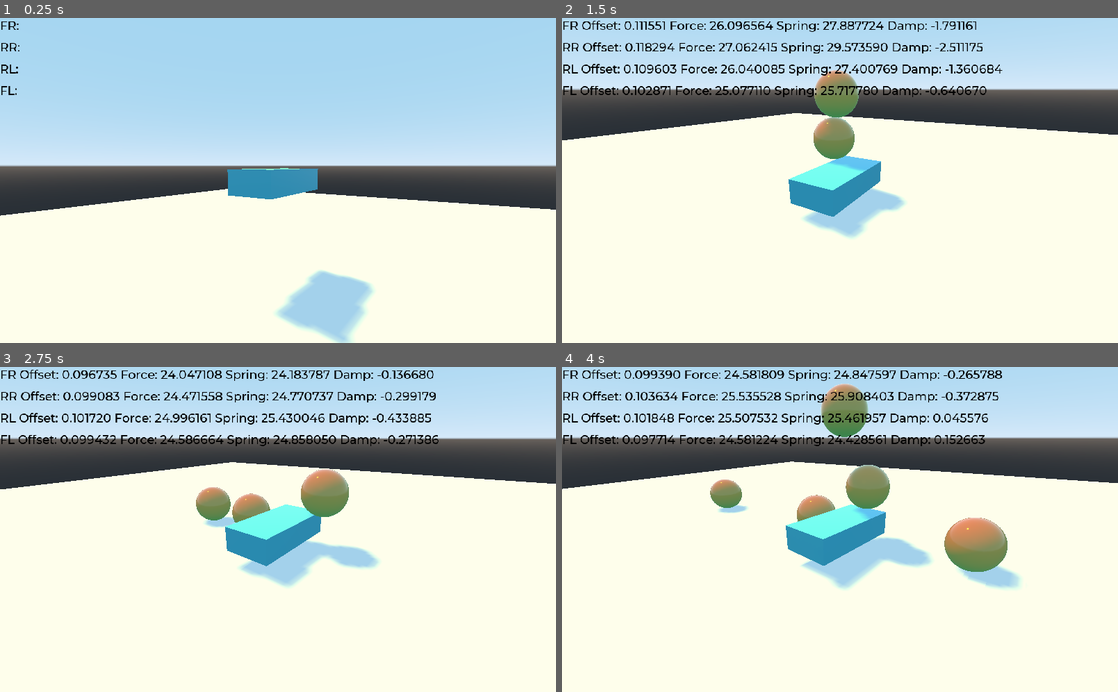
Above: before the commit, frames 1-4 (two rows, left to right).
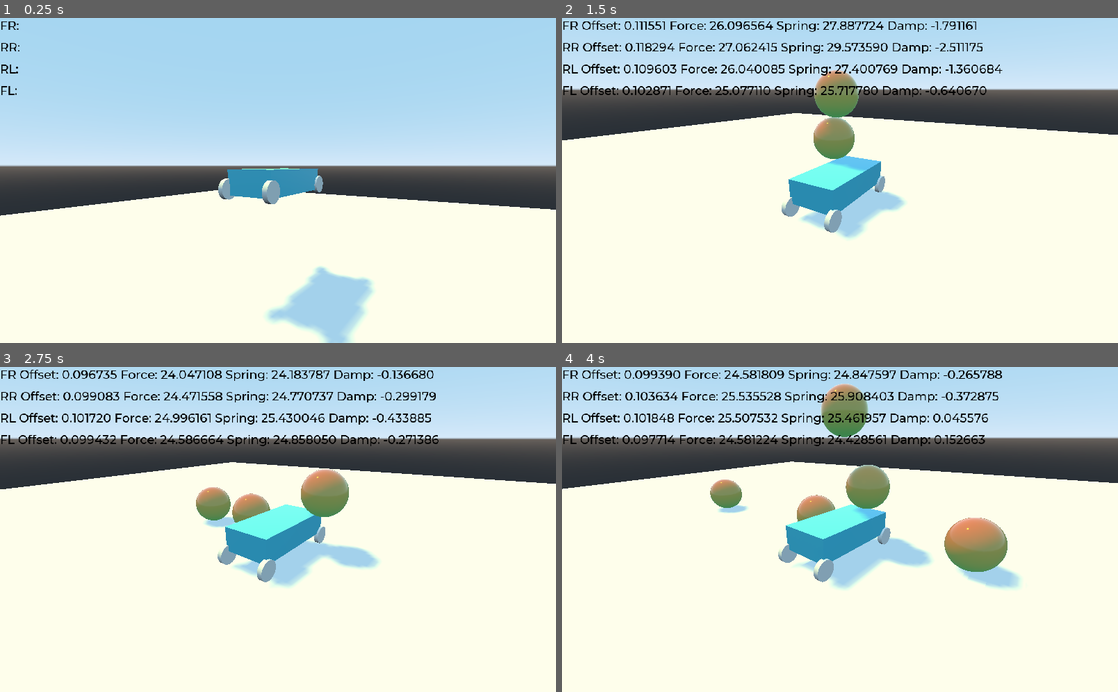
Above: after the commit, the same moments.

Repository: nxidplease/Car-Prototype
Game: Godot game, scene res://Main.tscn
Two runs of this game, one before a commit and one after it. Both use one fixed random seed, a clock stepped at 60 frames per second and the inputs below.
Inputs:
- Up to frame 1 (0.25 s): no input
- Up to frame 2 (1.5 s): tap Enter (ui_accept) at 0.5, 0.77 s
- Up to frame 3 (2.75 s): tap Enter (ui_accept) at 1.52 s
- Up to frame 4 (4 s): tap Enter (ui_accept) at 3.02, 3.77 s

The runs differ from the first frame. In frame 1, 0.6% of the frame differs, in the area x 39-68%, y 48-100%; in frame 2, 0.4%; in frame 3, 0.4%; in frame 4, 0.4%.

Commit message:
bool bool !

Diff:
--- a/Car.gd
+++ b/Car.gd
@@ -7,10 +7,10 @@
 #	state.add_force(wheel.getSpringForce(), wheel.translation)
 
 func _integrate_forces(state):
-	applySpringImpulseOnWheel($RayCast, state)
-	applySpringImpulseOnWheel($RayCast2, state)
-	applySpringImpulseOnWheel($RayCast3, state)
-	applySpringImpulseOnWheel($RayCast4, state)
+	applySpringImpulseOnWheel($FR, state)
+	applySpringImpulseOnWheel($RR, state)
+	applySpringImpulseOnWheel($RL, state)
+	applySpringImpulseOnWheel($FL, state)
 
 
 func _on_RayCast_update_offset(offset, force_mag, spring_force, dampening_force):
--- a/Car.tscn
+++ b/Car.tscn
@@ -13,6 +13,11 @@
 [sub_resource type="BoxShape" id=3]
 extents = Vector3( 0.5, 0.25, 1 )
 
+[sub_resource type="CylinderMesh" id=4]
+top_radius = 0.2
+bottom_radius = 0.2
+height = 0.1
+
 [node name="Body" type="RigidBody"]
 mass = 10.0
 script = ExtResource( 1 )
@@ -24,7 +29,7 @@
 [node name="CollisionShape" type="CollisionShape" parent="."]
 shape = SubResource( 3 )
 
-[node name="RayCast" type="RayCast" parent="."]
+[node name="FR" type="RayCast" parent="."]
 transform = Transform( 1, 0, 0, 0, 1, 0, 0, 0, 1, 0.5, -0.125, -1 )
 enabled = true
 cast_to = Vector3( 0, -0.5, 0 )
@@ -35,7 +40,11 @@
 damping_strength = 25.0
 car_body_path = NodePath("..")
 
-[node name="RayCast2" type="RayCast" parent="."]
+[node name="Tyre" type="MeshInstance" parent="FR"]
+transform = Transform( -4.37114e-08, -1, 0, 1, -4.37114e-08, 0, 0, 0, 1, 0, 0, 0 )
+mesh = SubResource( 4 )
+
+[node name="RR" type="RayCast" parent="."]
 transform = Transform( 1, 0, 0, 0, 1, 0, 0, 0, 1, 0.5, -0.125, 1 )
 enabled = true
 cast_to = Vector3( 0, -0.5, 0 )
@@ -46,7 +55,11 @@
 damping_strength = 25.0
 car_body_path = NodePath("..")
 
-[node name="RayCast3" type="RayCast" parent="."]
+[node name="Tyre" type="MeshInstance" parent="RR"]
+transform = Transform( -4.37114e-08, -1, 0, 1, -4.37114e-08, 0, 0, 0, 1, 0, 0, 0 )
+mesh = SubResource( 4 )
+
+[node name="RL" type="RayCast" parent="."]
 transform = Transform( 1, 0, 0, 0, 1, 0, 0, 0, 1, -0.5, -0.125, 1 )
 enabled = true
 cast_to = Vector3( 0, -0.5, 0 )
@@ -57,7 +70,11 @@
 damping_strength = 25.0
 car_body_path = NodePath("..")
 
-[node name="RayCast4" type="RayCast" parent="."]
+[node name="Tyre" type="MeshInstance" parent="RL"]
+transform = Transform( -4.37114e-08, -1, 0, 1, -4.37114e-08, 0, 0, 0, 1, 0, 0, 0 )
+mesh = SubResource( 4 )
+
+[node name="FL" type="RayCast" parent="."]
 transform = Transform( 1, 0, 0, 0, 1, 0, 0, 0, 1, -0.5, -0.125, -1 )
 enabled = true
 cast_to = Vector3( 0, -0.5, 0 )
@@ -68,7 +85,11 @@
 damping_strength = 25.0
 car_body_path = NodePath("..")
 
-[connection signal="update_offset" from="RayCast" to="." method="_on_RayCast_update_offset"]
-[connection signal="update_offset" from="RayCast2" to="." method="_on_RayCast2_update_offset"]
-[connection signal="update_offset" from="RayCast3" to="." method="_on_RayCast3_update_offset"]
-[connection signal="update_offset" from="RayCast4" to="." method="_on_RayCast4_update_offset"]
+[node name="Tyre" type="MeshInstance" parent="FL"]
+transform = Transform( -4.37114e-08, -1, 0, 1, -4.37114e-08, 0, 0, 0, 1, 0, 0, 0 )
+mesh = SubResource( 4 )
+
+[connection signal="update_offset" from="FR" to="." method="_on_RayCast_update_offset"]
+[connection signal="update_offset" from="RR" to="." method="_on_RayCast2_update_offset"]
+[connection signal="update_offset" from="RL" to="." method="_on_RayCast3_update_offset"]
+[connection signal="update_offset" from="FL" to="." method="_on_RayCast4_update_offset"]
--- a/Main.tscn
+++ b/Main.tscn
@@ -31,7 +31,6 @@
 
 [node name="MeshInstance" type="MeshInstance" parent="Ground"]
 mesh = SubResource( 2 )
-material/0 = null
 
 [node name="DirectionalLight" type="DirectionalLight" parent="."]
 transform = Transform( 0.127844, -0.857157, 0.498937, 0, 0.503065, 0.864248, -0.991794, -0.110489, 0.0643137, 8.50783, 5.54741, 0 )
@@ -45,18 +44,12 @@
 anchor_right = 1.0
 anchor_bottom = 1.0
 theme = SubResource( 4 )
-__meta__ = {
-"_edit_use_anchors_": false
-}
 
 [node name="FR_offset" type="Label" parent="UI"]
 margin_right = 40.0
 margin_bottom = 14.0
 custom_colors/font_color = Color( 0, 0, 0, 1 )
 text = "FR: "
-__meta__ = {
-"_edit_use_anchors_": false
-}
 
 [node name="RR_offset" type="Label" parent="UI"]
 margin_top = 40.0
--- a/Wheel.gd
+++ b/Wheel.gd
@@ -4,6 +4,7 @@
 export var default_dist_from_groud = 0.25
 export var damping_strength = 0.5
 export(NodePath) var car_body_path
+export var tyre_radius = 0.2
 
 var curr_offset = 0
 var spring_force = 0
@@ -15,6 +16,7 @@
 
 func calc_spring_force_for_wheel(collisionPoint: Vector3):
 	var localCollisionPoint = car_body.to_local(collisionPoint)
+	$Tyre.translation = to_local(collisionPoint) + transform.basis.y*tyre_radius
 	var distance = translation.distance_to(localCollisionPoint)
 	curr_offset = default_dist_from_groud - distance
 
Not shown: 1 places in Car.tscn that only renumber resources
Not shown, changed: icon.png.import
